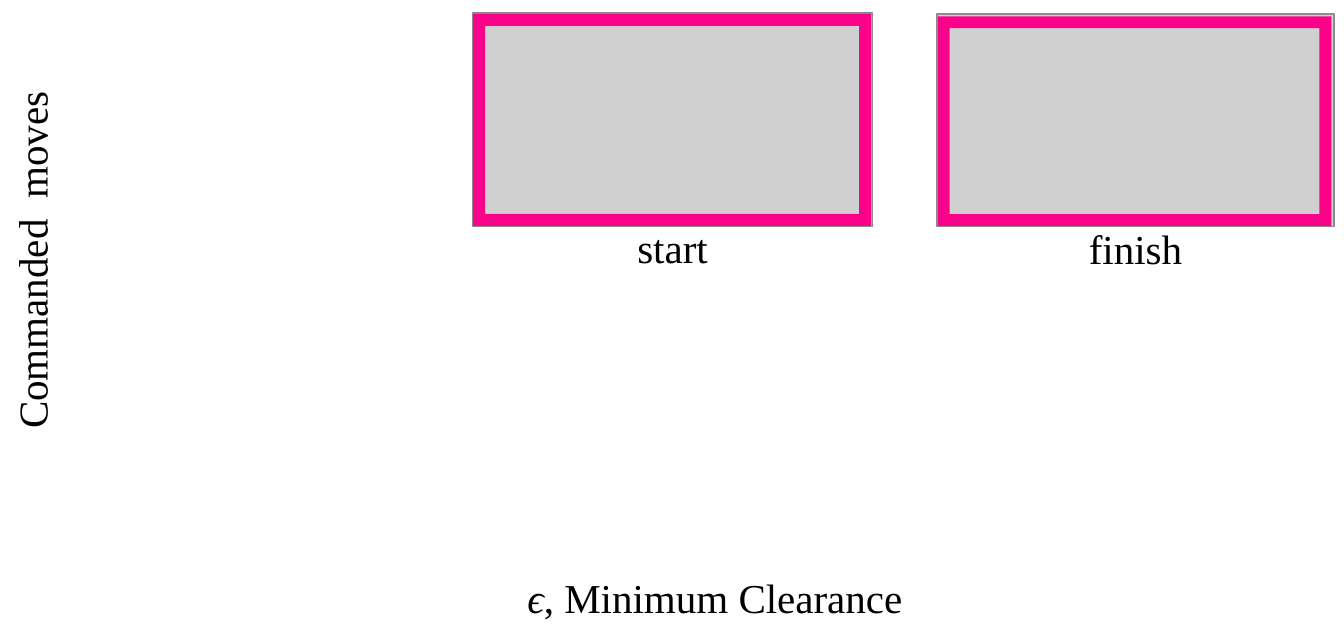
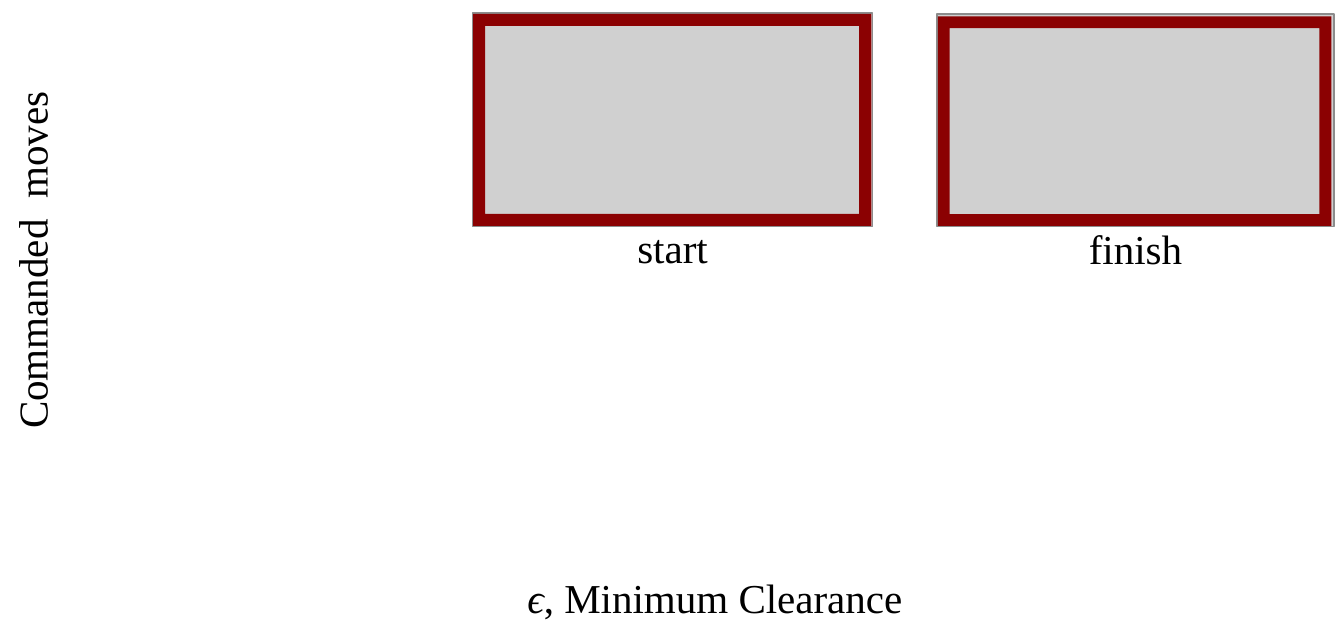
Before and after one commit to aabecker/SwarmPublications, a slide deck: slide 1 of IROS17/pictures/pdf/graphrobo.pptx. Drawn at 1344x632 pixels with LibreOffice and Linux fonts; fonts in the diff are those of the drawing; grey boxes stand for pictures; background and template pictures are left out. Boxes give left, top, right and bottom in pixels: in the first picture for what was removed or moved away, otherwise in the second. Text is boxed around its words. In the diff, an @@ line names an element or a change of style, - is before the commit and + after.

```diff
--- a/IROS17/pictures/pdf/graphrobo.pptx
+++ b/IROS17/pictures/pdf/graphrobo.pptx
@@ frame at [473,13,871,226]: fill #FC028B to #8B0102 @@
@@ frame at [938,16,1332,226]: fill #FC028B to #8B0102 @@
```
Also in this commit, not shown: 7 other files.
